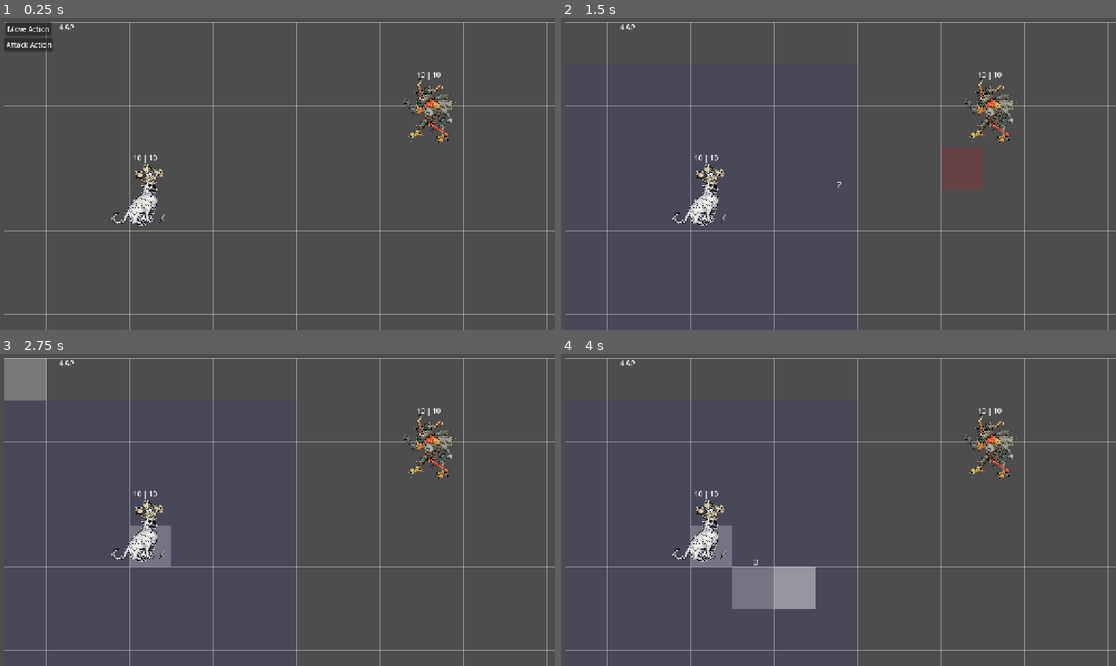
Above: before the commit, frames 1-4 (two rows, left to right).
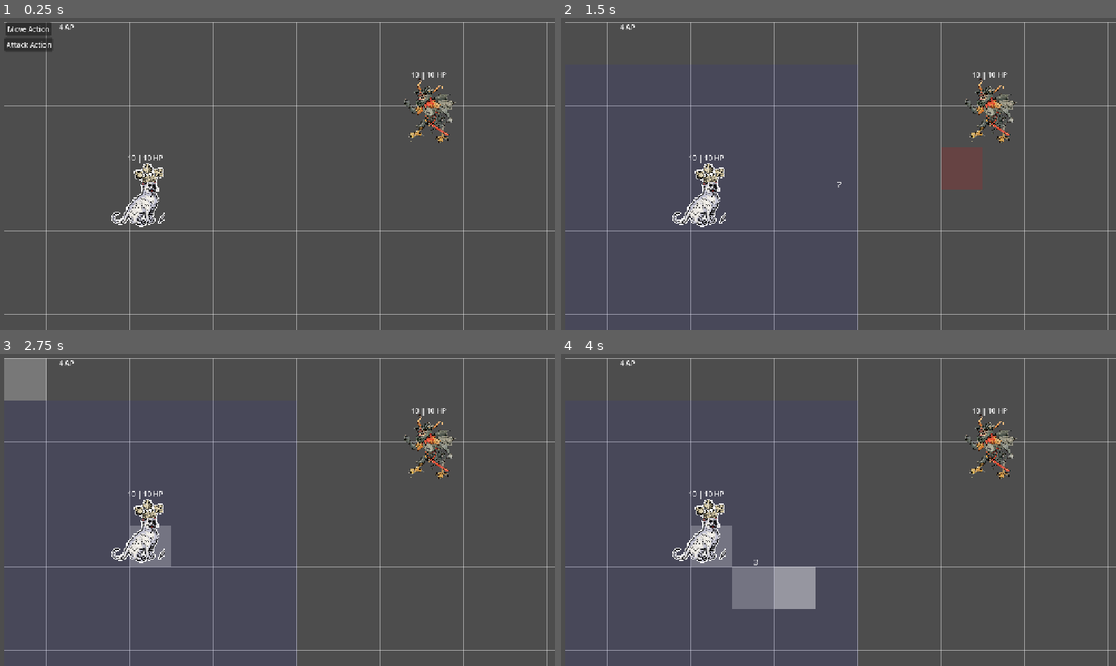
Above: after the commit, the same moments.

Repository: prpkng/medieval-cats
Game: Godot game, scene res://dungeon.tscn
Same seed, same stepped clock (60 frames per second), same inputs: the game is played once before the commit and once after it.
Inputs (mouse positions are in pixels of both pictures, inside the frame that each line leads up to):
- Up to frame 1 (0.25 s): no input
- Up to frame 2 (1.5 s): click "Move Action" at 0.5 s; tap Enter at 1.25 s; move the mouse to (960, 158) at 1.27 s
- Up to frame 3 (2.75 s): tap Space at 2 s; move the mouse to (166, 525) at 2.02 s
- Up to frame 4 (4 s): tap Enter at 2.75 s; move the mouse to (894, 441) at 2.77 s; tap Space at 3.5 s; move the mouse to (810, 572) at 3.52 s

The runs differ from the first frame. In frame 1, 0.3% of the frame differs, in the area x 20-81%, y 17-68%; in frame 2, 0.3%; in frame 3, 0.3%; in frame 4, 0.3%.

Commit message:
Unit select outline and HP

Diff:
--- a/dungeon.tscn
+++ b/dungeon.tscn
@@ -10,9 +10,18 @@
 [ext_resource type="Texture2D" uid="uid://81d8difb0gvp" path="res://assets/art/enemies/enemy01.png" id="4_my81p"]
 [ext_resource type="Script" uid="uid://fqcuy6wai8sa" path="res://scripts/ui/unit_select.gd" id="4_uag5o"]
 [ext_resource type="Script" uid="uid://f2qf2hjunrf" path="res://scripts/tabletop/units/hero_unit.gd" id="6_q5kms"]
+[ext_resource type="Shader" uid="uid://cfpola6g7vxdl" path="res://shaders/outlines.gdshader" id="9_o2cd7"]
 [ext_resource type="Script" uid="uid://dhu6ugdp4vmhr" path="res://scripts/ui/action_select.gd" id="9_tgur7"]
 [ext_resource type="Script" uid="uid://bcd2h0idmldas" path="res://scripts/ui/action_button.gd" id="10_kun6q"]
 [ext_resource type="Script" uid="uid://bmi31xpclibxg" path="res://scripts/tabletop/unit_hp.gd" id="13_jqckn"]
+
+[sub_resource type="ShaderMaterial" id="ShaderMaterial_av2vf"]
+shader = ExtResource("9_o2cd7")
+shader_parameter/color = Color(1, 1, 1, 1)
+shader_parameter/width = 7.18
+shader_parameter/pattern = 1
+shader_parameter/inside = false
+shader_parameter/add_margins = false
 
 [node name="Dungeon" type="Node"]
 
@@ -77,6 +86,8 @@
 [node name="PlayerUnits" type="Node" parent="Tabletop"]
 
 [node name="Player Unit" type="Sprite2D" parent="Tabletop/PlayerUnits"]
+material = SubResource("ShaderMaterial_av2vf")
+instance_shader_parameters/enabled = false
 position = Vector2(288, 384)
 scale = Vector2(0.25, 0.25)
 texture = ExtResource("1_qu0b2")
--- a/scripts/tabletop/tabletop.gd
+++ b/scripts/tabletop/tabletop.gd
@@ -19,10 +19,17 @@
 				await unit_turn(unit as Unit)
 
 ## Asynchronous coroutine for handling the [Unit]'s turn
-func unit_turn(unit: Unit):
+func unit_turn(unit):
 	unit._on_turn()
 	while unit.action_points > 0:
+		if unit is Sprite2D:
+			# Enable unit outline
+			unit.set_instance_shader_parameter('enabled', true)
 		var action: Action = await unit.send_action
+		if unit is Sprite2D:
+			# Disable unit outline
+			unit.set_instance_shader_parameter('enabled', false)
+
 		if action == null:
 			break
 		var cost = await action._apply(unit, self)
--- a/scripts/tabletop/unit_hp.gd
+++ b/scripts/tabletop/unit_hp.gd
@@ -3,4 +3,4 @@
 @onready var parent = get_parent() as Unit
 
 func _process(delta: float) -> void:
-	text = '%s | 10' % parent.health_points
+	text = '%s | 10 HP' % parent.health_points
--- /dev/null
+++ b/shaders/outlines.gdshader
@@ -0,0 +1,68 @@
+shader_type canvas_item;
+
+instance uniform bool enabled = true;
+
+uniform vec4 color : source_color = vec4(1.0);
+uniform float width : hint_range(0, 50) = 1.0;
+uniform int pattern : hint_range(0, 2) = 0; // diamond, circle, square
+uniform bool inside = false;
+uniform bool add_margins = true; // only useful when inside is false
+
+void vertex() {
+	if (enabled) {
+		if (add_margins) {
+			VERTEX += (UV * 2.0 - 1.0) * width;
+		}
+	}
+}
+
+bool hasContraryNeighbour(vec2 uv, vec2 texture_pixel_size, sampler2D texture) {
+	for (float i = -ceil(width); i <= ceil(width); i++) {
+		float x = abs(i) > width ? width * sign(i) : i;
+		float offset;
+
+		if (pattern == 0) {
+			offset = width - abs(x);
+		} else if (pattern == 1) {
+			offset = floor(sqrt(pow(width + 0.5, 2) - x * x));
+		} else if (pattern == 2) {
+			offset = width;
+		}
+
+		for (float j = -ceil(offset); j <= ceil(offset); j++) {
+			float y = abs(j) > offset ? offset * sign(j) : j;
+			vec2 xy = uv + texture_pixel_size * vec2(x, y);
+
+			if ((xy != clamp(xy, vec2(0.0), vec2(1.0)) || texture(texture, xy).a <= 0.0) == inside) {
+				return true;
+			}
+		}
+	}
+
+	return false;
+}
+
+void fragment() {
+	if (enabled) {
+		vec2 uv = UV;
+
+		if (add_margins) {
+			vec2 texture_pixel_size = vec2(1.0) / (vec2(1.0) / TEXTURE_PIXEL_SIZE + vec2(width * 2.0));
+
+			uv = (uv - texture_pixel_size * width) * TEXTURE_PIXEL_SIZE / texture_pixel_size;
+
+			if (uv != clamp(uv, vec2(0.0), vec2(1.0))) {
+				COLOR.a = 0.0;
+			} else {
+				COLOR = texture(TEXTURE, uv);
+			}
+		} else {
+			COLOR = texture(TEXTURE, uv);
+		}
+
+		if ((COLOR.a > 0.0) == inside && hasContraryNeighbour(uv, TEXTURE_PIXEL_SIZE, TEXTURE)) {
+			COLOR.rgb = inside ? mix(COLOR.rgb, color.rgb, color.a) : color.rgb;
+			COLOR.a += (1.0 - COLOR.a) * color.a;
+		}
+	}
+}
Not shown: 1 places in dungeon.tscn that only renumber resources
Not shown, added: shaders/outlines.gdshader.uid
